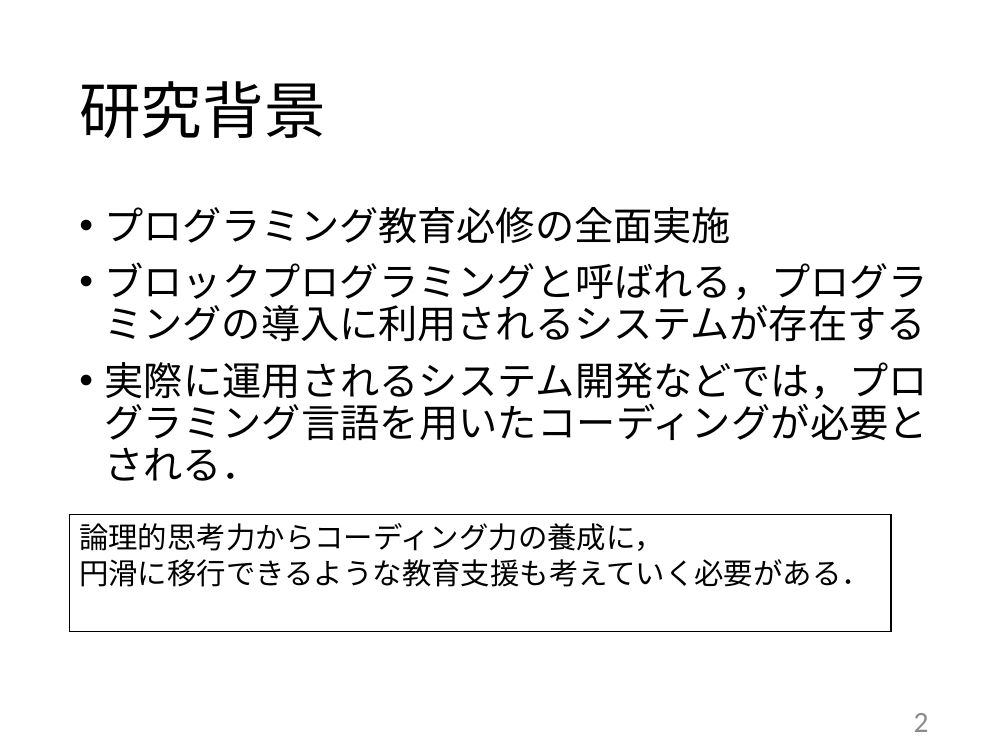
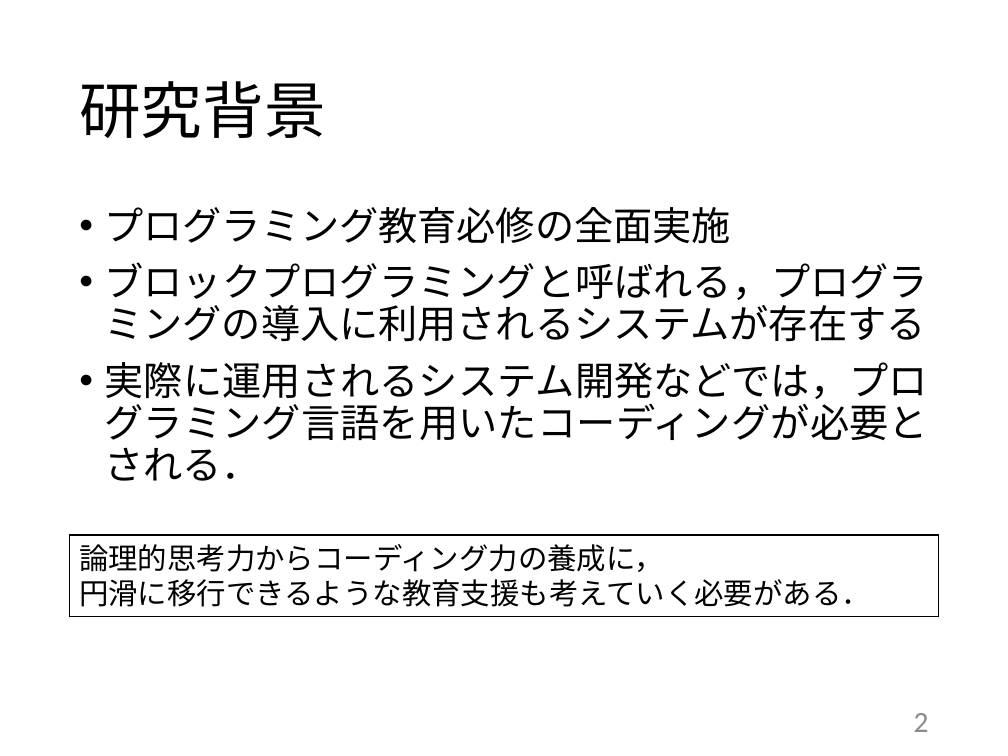
Before and after one commit to kait-takanolab/1821121-shimaoka-thesis, a slide deck: slide 2 of 1821121_shimaoka_thesis.pptx. Drawn at 1008x756 pixels with LibreOffice and Linux fonts; fonts in the diff are those of the drawing. Boxes give left, top, right and bottom in pixels: in the first picture for what was removed or moved away, otherwise in the second. Text is boxed around its words. In the diff, an @@ line names an element or a change of style, - is before the commit and + after.

```diff
--- a/1821121_shimaoka_thesis.pptx
+++ b/1821121_shimaoka_thesis.pptx
@@ rectangle "論理的思考力からコーディング力の養成に，": place and size @@
-rectangle "論理的思考力からコーディング力の養成に，" at (70, 515, 891, 632)
+rectangle "論理的思考力からコーディング力の養成に，" at (70, 535, 938, 617)
```
Also in this commit, not shown: 1 other slide changed, 3 other files.
